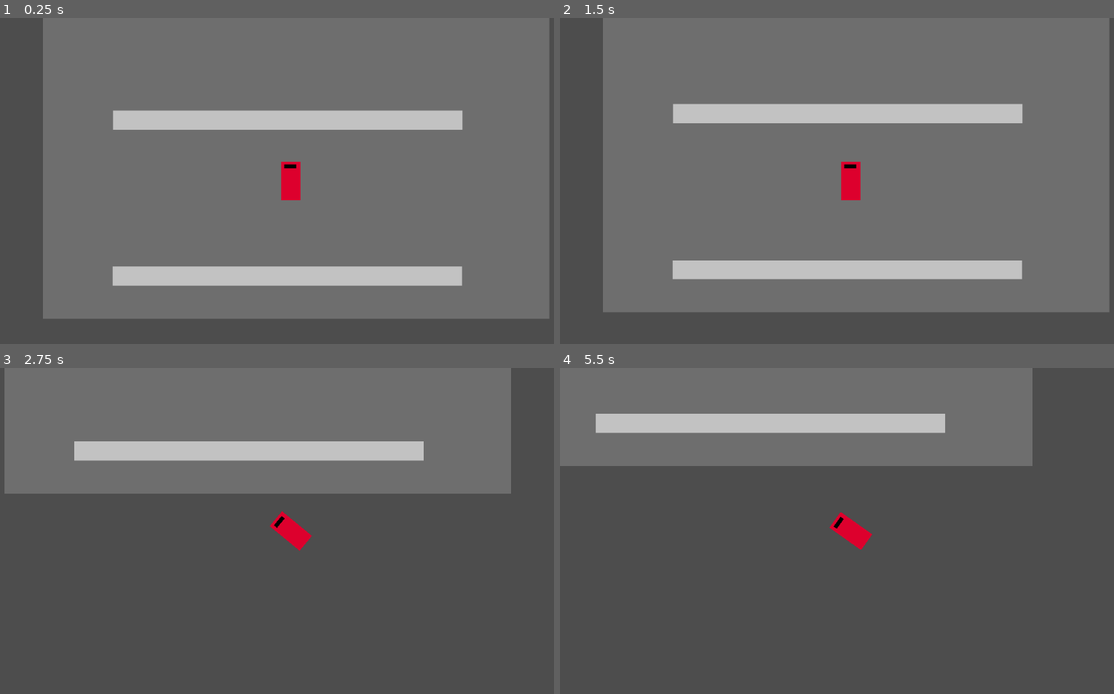
Above: before the commit, frames 1-4 (two rows, left to right).
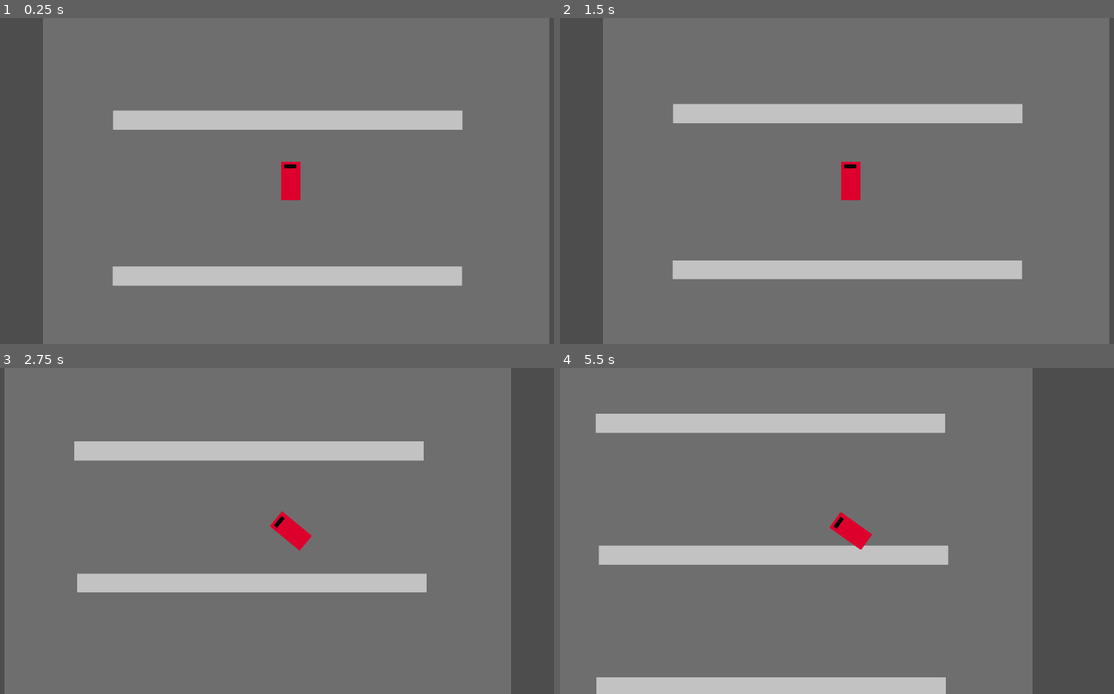
Above: after the commit, the same moments.

Repository: cammarcode/2025dtg
Game: Godot game, scene res://scenes/test.tscn
The game is run twice, just before and just after one commit, with the same random seed, the same clock (stepped at 60 frames per second) and the same inputs.
Inputs:
- Up to frame 1 (0.25 s): no input
- Up to frame 2 (1.5 s): tap Enter at 0.5 s; hold D (turn_right) 0.53-1.28 s; tap Space at 1.25 s; hold S (brake) from 1.28 s (still down)
- Up to frame 3 (2.75 s): release S (brake) at 2.03 s; hold D (turn_right) from 2.03 s (still down)
- Up to frame 4 (5.5 s): release D (turn_right) at 2.78 s; hold W (accelerate) 2.78-3.53 s; hold A (turn_left) 3.53-5.03 s; tap Enter at 4.25 s; tap Space at 5 s; hold S (brake) from 5.03 s (still down)

The runs differ from the first frame. In frame 1, 6.9% of the frame differs, in the area x 7-100%, y 92-100%; in frame 2, 8.7%; in frame 3, 56%; in frame 4, 59%, in the area x 0-86%, y 30-100%.

Commit message:
Roof

Diff:
--- a/project.godot
+++ b/project.godot
@@ -12,7 +12,7 @@
 
 config/name="2025DTG"
 run/main_scene="res://scenes/test.tscn"
-config/features=PackedStringArray("4.3", "Forward Plus")
+config/features=PackedStringArray("4.4", "Forward Plus")
 config/icon="res://icon.svg"
 
 [input]
--- a/scenes/test.tscn
+++ b/scenes/test.tscn
@@ -10,7 +10,7 @@
 offset_left = -232.0
 offset_top = -392.0
 offset_right = 1440.0
-offset_bottom = 839.0
+offset_bottom = 10531.0
 color = Color(0.43134, 0.43134, 0.43134, 1)
 
 [node name="ColorRect2" type="ColorRect" parent="."]
@@ -33,6 +33,152 @@
 offset_bottom = 729.0
 color = Color(0.762404, 0.762404, 0.762404, 1)
 
+[node name="ColorRect5" type="ColorRect" parent="."]
+offset_top = 1540.0
+offset_right = 1154.0
+offset_bottom = 1604.0
+color = Color(0.762404, 0.762404, 0.762404, 1)
+
+[node name="ColorRect6" type="ColorRect" parent="."]
+offset_left = 8.0
+offset_top = 1103.0
+offset_right = 1162.0
+offset_bottom = 1166.0
+color = Color(0.762404, 0.762404, 0.762404, 1)
+
+[node name="ColorRect7" type="ColorRect" parent="."]
+offset_left = -2.0
+offset_top = 2058.0
+offset_right = 1152.0
+offset_bottom = 2121.0
+color = Color(0.762404, 0.762404, 0.762404, 1)
+
+[node name="ColorRect8" type="ColorRect" parent="."]
+offset_left = 10.0
+offset_top = 2832.0
+offset_right = 1164.0
+offset_bottom = 2896.0
+color = Color(0.762404, 0.762404, 0.762404, 1)
+
+[node name="ColorRect9" type="ColorRect" parent="."]
+offset_left = 18.0
+offset_top = 2395.0
+offset_right = 1172.0
+offset_bottom = 2458.0
+color = Color(0.762404, 0.762404, 0.762404, 1)
+
+[node name="ColorRect10" type="ColorRect" parent="."]
+offset_left = 8.0
+offset_top = 3350.0
+offset_right = 1162.0
+offset_bottom = 3413.0
+color = Color(0.762404, 0.762404, 0.762404, 1)
+
+[node name="ColorRect11" type="ColorRect" parent="."]
+offset_left = 10.0
+offset_top = 4224.0
+offset_right = 1164.0
+offset_bottom = 4288.0
+color = Color(0.762404, 0.762404, 0.762404, 1)
+
+[node name="ColorRect12" type="ColorRect" parent="."]
+offset_left = 18.0
+offset_top = 3787.0
+offset_right = 1172.0
+offset_bottom = 3850.0
+color = Color(0.762404, 0.762404, 0.762404, 1)
+
+[node name="ColorRect13" type="ColorRect" parent="."]
+offset_left = 8.0
+offset_top = 4742.0
+offset_right = 1162.0
+offset_bottom = 4805.0
+color = Color(0.762404, 0.762404, 0.762404, 1)
+
+[node name="ColorRect14" type="ColorRect" parent="."]
+offset_left = 20.0
+offset_top = 5529.0
+offset_right = 1174.0
+offset_bottom = 5593.0
+color = Color(0.762404, 0.762404, 0.762404, 1)
+
+[node name="ColorRect15" type="ColorRect" parent="."]
+offset_left = 28.0
+offset_top = 5092.0
+offset_right = 1182.0
+offset_bottom = 5155.0
+color = Color(0.762404, 0.762404, 0.762404, 1)
+
+[node name="ColorRect16" type="ColorRect" parent="."]
+offset_left = 18.0
+offset_top = 6047.0
+offset_right = 1172.0
+offset_bottom = 6110.0
+color = Color(0.762404, 0.762404, 0.762404, 1)
+
+[node name="ColorRect17" type="ColorRect" parent="."]
+offset_left = 20.0
+offset_top = 6921.0
+offset_right = 1174.0
+offset_bottom = 6985.0
+color = Color(0.762404, 0.762404, 0.762404, 1)
+
+[node name="ColorRect18" type="ColorRect" parent="."]
+offset_left = 28.0
+offset_top = 6484.0
+offset_right = 1182.0
+offset_bottom = 6547.0
+color = Color(0.762404, 0.762404, 0.762404, 1)
+
+[node name="ColorRect19" type="ColorRect" parent="."]
+offset_left = 18.0
+offset_top = 7439.0
+offset_right = 1172.0
+offset_bottom = 7502.0
+color = Color(0.762404, 0.762404, 0.762404, 1)
+
+[node name="ColorRect20" type="ColorRect" parent="."]
+offset_left = 30.0
+offset_top = 8213.0
+offset_right = 1184.0
+offset_bottom = 8277.0
+color = Color(0.762404, 0.762404, 0.762404, 1)
+
+[node name="ColorRect21" type="ColorRect" parent="."]
+offset_left = 38.0
+offset_top = 7776.0
+offset_right = 1192.0
+offset_bottom = 7839.0
+color = Color(0.762404, 0.762404, 0.762404, 1)
+
+[node name="ColorRect22" type="ColorRect" parent="."]
+offset_left = 28.0
+offset_top = 8731.0
+offset_right = 1182.0
+offset_bottom = 8794.0
+color = Color(0.762404, 0.762404, 0.762404, 1)
+
+[node name="ColorRect23" type="ColorRect" parent="."]
+offset_left = 30.0
+offset_top = 9605.0
+offset_right = 1184.0
+offset_bottom = 9669.0
+color = Color(0.762404, 0.762404, 0.762404, 1)
+
+[node name="ColorRect24" type="ColorRect" parent="."]
+offset_left = 38.0
+offset_top = 9168.0
+offset_right = 1192.0
+offset_bottom = 9231.0
+color = Color(0.762404, 0.762404, 0.762404, 1)
+
+[node name="ColorRect25" type="ColorRect" parent="."]
+offset_left = 28.0
+offset_top = 10123.0
+offset_right = 1182.0
+offset_bottom = 10186.0
+color = Color(0.762404, 0.762404, 0.762404, 1)
+
 [node name="Car" parent="." instance=ExtResource("1_wpuf1")]
 position = Vector2(587, 382)
 
--- /dev/null
+++ b/tileMaps/CopperRoof.tscn
@@ -0,0 +1,8 @@
+[gd_scene load_steps=2 format=3 uid="uid://cpi4tofio82rs"]
+
+[ext_resource type="TileSet" uid="uid://dtptve1xonn4u" path="res://tileMaps/mapOneRoofTops.tres" id="1_djqwu"]
+
+[node name="mapOne" type="Node2D"]
+
+[node name="TileMapLayer" type="TileMapLayer" parent="."]
+tile_set = ExtResource("1_djqwu")
--- /dev/null
+++ b/tileMaps/mapOneRoofTops.tres
@@ -0,0 +1,367 @@
+[gd_resource type="TileSet" load_steps=3 format=3 uid="uid://dtptve1xonn4u"]
+
+[ext_resource type="Texture2D" uid="uid://cer2gxp8mtunj" path="res://tileMaps/tilemap_packed.png" id="1_mm3w2"]
+
+[sub_resource type="TileSetAtlasSource" id="TileSetAtlasSource_p3xkr"]
+resource_name = "CopperRoof"
+texture = ExtResource("1_mm3w2")
+0:0/0 = 0
+0:0/0/terrain_set = 0
+0:0/0/terrain = 1
+0:0/0/terrains_peering_bit/right_side = 1
+0:0/0/terrains_peering_bit/bottom_right_corner = 1
+0:0/0/terrains_peering_bit/bottom_side = 1
+0:0/0/terrains_peering_bit/bottom_left_corner = 0
+0:0/0/terrains_peering_bit/left_side = 0
+0:0/0/terrains_peering_bit/top_left_corner = 0
+0:0/0/terrains_peering_bit/top_side = 0
+0:0/0/terrains_peering_bit/top_right_corner = 0
+1:0/0 = 0
+1:0/0/terrain_set = 0
+1:0/0/terrain = 1
+1:0/0/terrains_peering_bit/right_side = 0
+1:0/0/terrains_peering_bit/bottom_right_corner = 0
+1:0/0/terrains_peering_bit/bottom_side = 1
+1:0/0/terrains_peering_bit/bottom_left_corner = 1
+1:0/0/terrains_peering_bit/left_side = 1
+1:0/0/terrains_peering_bit/top_left_corner = 0
+1:0/0/terrains_peering_bit/top_side = 0
+1:0/0/terrains_peering_bit/top_right_corner = 0
+1:1/0 = 0
+1:1/0/terrain_set = 0
+1:1/0/terrain = 1
+1:1/0/terrains_peering_bit/right_side = 0
+1:1/0/terrains_peering_bit/bottom_right_corner = 0
+1:1/0/terrains_peering_bit/bottom_side = 0
+1:1/0/terrains_peering_bit/bottom_left_corner = 0
+1:1/0/terrains_peering_bit/left_side = 1
+1:1/0/terrains_peering_bit/top_left_corner = 1
+1:1/0/terrains_peering_bit/top_side = 1
+1:1/0/terrains_peering_bit/top_right_corner = 0
+0:1/0 = 0
+0:1/0/terrain_set = 0
+0:1/0/terrain = 1
+0:1/0/terrains_peering_bit/right_side = 1
+0:1/0/terrains_peering_bit/bottom_right_corner = 0
+0:1/0/terrains_peering_bit/bottom_side = 0
+0:1/0/terrains_peering_bit/bottom_left_corner = 0
+0:1/0/terrains_peering_bit/left_side = 0
+0:1/0/terrains_peering_bit/top_left_corner = 0
+0:1/0/terrains_peering_bit/top_side = 1
+0:1/0/terrains_peering_bit/top_right_corner = 1
+0:2/0 = 0
+0:2/0/terrain_set = 0
+0:2/0/terrain = 1
+0:2/0/terrains_peering_bit/right_side = 0
+0:2/0/terrains_peering_bit/bottom_right_corner = 0
+0:2/0/terrains_peering_bit/bottom_side = 1
+0:2/0/terrains_peering_bit/bottom_left_corner = 0
+0:2/0/terrains_peering_bit/left_side = 0
+0:2/0/terrains_peering_bit/top_left_corner = 0
+0:2/0/terrains_peering_bit/top_side = 0
+0:2/0/terrains_peering_bit/top_right_corner = 0
+0:3/0 = 0
+0:3/0/terrain_set = 0
+0:3/0/terrain = 1
+0:3/0/terrains_peering_bit/right_side = 0
+0:3/0/terrains_peering_bit/bottom_right_corner = 0
+0:3/0/terrains_peering_bit/bottom_side = 0
+0:3/0/terrains_peering_bit/bottom_left_corner = 0
+0:3/0/terrains_peering_bit/left_side = 0
+0:3/0/terrains_peering_bit/top_left_corner = 0
+0:3/0/terrains_peering_bit/top_side = 1
+0:3/0/terrains_peering_bit/top_right_corner = 0
+1:3/0 = 0
+1:3/0/terrain_set = 0
+1:3/0/terrain = 1
+1:3/0/terrains_peering_bit/right_side = 0
+1:3/0/terrains_peering_bit/bottom_right_corner = 0
+1:3/0/terrains_peering_bit/bottom_side = 0
+1:3/0/terrains_peering_bit/bottom_left_corner = 0
+1:3/0/terrains_peering_bit/left_side = 0
+1:3/0/terrains_peering_bit/top_left_corner = 0
+1:3/0/terrains_peering_bit/top_side = 0
+1:3/0/terrains_peering_bit/top_right_corner = 0
+1:2/0 = 0
+1:2/0/terrain_set = 0
+1:2/0/terrain = 1
+1:2/0/terrains_peering_bit/right_side = 1
+1:2/0/terrains_peering_bit/bottom_right_corner = 0
+1:2/0/terrains_peering_bit/bottom_side = 0
+1:2/0/terrains_peering_bit/bottom_left_corner = 0
+1:2/0/terrains_peering_bit/left_side = 0
+1:2/0/terrains_peering_bit/top_left_corner = 0
+1:2/0/terrains_peering_bit/top_side = 0
+1:2/0/terrains_peering_bit/top_right_corner = 0
+2:1/0 = 0
+2:1/0/terrain_set = 0
+2:1/0/terrain = 1
+2:1/0/terrains_peering_bit/right_side = 1
+2:1/0/terrains_peering_bit/bottom_right_corner = 0
+2:1/0/terrains_peering_bit/bottom_side = 0
+2:1/0/terrains_peering_bit/bottom_left_corner = 0
+2:1/0/terrains_peering_bit/left_side = 1
+2:1/0/terrains_peering_bit/top_left_corner = 1
+2:1/0/terrains_peering_bit/top_side = 1
+2:1/0/terrains_peering_bit/top_right_corner = 1
+2:0/0 = 0
+2:0/0/terrain_set = 0
+2:0/0/terrain = 1
+2:0/0/terrains_peering_bit/right_side = 1
+2:0/0/terrains_peering_bit/bottom_right_corner = 1
+2:0/0/terrains_peering_bit/bottom_side = 1
+2:0/0/terrains_peering_bit/bottom_left_corner = 1
+2:0/0/terrains_peering_bit/left_side = 1
+2:0/0/terrains_peering_bit/top_left_corner = 0
+2:0/0/terrains_peering_bit/top_side = 0
+2:0/0/terrains_peering_bit/top_right_corner = 0
+2:2/0 = 0
+2:2/0/terrain_set = 0
+2:2/0/terrain = 1
+2:2/0/terrains_peering_bit/right_side = 1
+2:2/0/terrains_peering_bit/bottom_right_corner = 0
+2:2/0/terrains_peering_bit/bottom_side = 0
+2:2/0/terrains_peering_bit/bottom_left_corner = 0
+2:2/0/terrains_peering_bit/left_side = 1
+2:2/0/terrains_peering_bit/top_left_corner = 0
+2:2/0/terrains_peering_bit/top_side = 0
+2:2/0/terrains_peering_bit/top_right_corner = 0
+2:3/0 = 0
+2:3/0/terrain_set = 0
+2:3/0/terrain = 1
+2:3/0/terrains_peering_bit/right_side = 1
+2:3/0/terrains_peering_bit/bottom_right_corner = 0
+2:3/0/terrains_peering_bit/bottom_side = 1
+2:3/0/terrains_peering_bit/bottom_left_corner = 0
+2:3/0/terrains_peering_bit/left_side = 1
+2:3/0/terrains_peering_bit/top_left_corner = 0
+2:3/0/terrains_peering_bit/top_side = 1
+2:3/0/terrains_peering_bit/top_right_corner = 0
+3:3/0 = 0
+3:3/0/terrain_set = 0
+3:3/0/terrain = 1
+3:3/0/terrains_peering_bit/right_side = 0
+3:3/0/terrains_peering_bit/bottom_right_corner = 0
+3:3/0/terrains_peering_bit/bottom_side = 1
+3:3/0/terrains_peering_bit/bottom_left_corner = 0
+3:3/0/terrains_peering_bit/left_side = 0
+3:3/0/terrains_peering_bit/top_left_corner = 0
+3:3/0/terrains_peering_bit/top_side = 1
+3:3/0/terrains_peering_bit/top_right_corner = 0
+3:2/0 = 0
+3:2/0/terrain_set = 0
+3:2/0/terrain = 1
+3:2/0/terrains_peering_bit/right_side = 0
+3:2/0/terrains_peering_bit/bottom_right_corner = 0
+3:2/0/terrains_peering_bit/bottom_side = 0
+3:2/0/terrains_peering_bit/bottom_left_corner = 0
+3:2/0/terrains_peering_bit/left_side = 1
+3:2/0/terrains_peering_bit/top_left_corner = 0
+3:2/0/terrains_peering_bit/top_side = 0
+3:2/0/terrains_peering_bit/top_right_corner = 0
+3:1/0 = 0
+3:1/0/terrain_set = 0
+3:1/0/terrain = 1
+3:1/0/terrains_peering_bit/right_side = 0
+3:1/0/terrains_peering_bit/bottom_right_corner = 0
+3:1/0/terrains_peering_bit/bottom_side = 1
+3:1/0/terrains_peering_bit/bottom_left_corner = 1
+3:1/0/terrains_peering_bit/left_side = 1
+3:1/0/terrains_peering_bit/top_left_corner = 1
+3:1/0/terrains_peering_bit/top_side = 1
+3:1/0/terrains_peering_bit/top_right_corner = 0
+3:0/0 = 0
+3:0/0/terrain_set = 0
+3:0/0/terrain = 1
+3:0/0/terrains_peering_bit/right_side = 1
+3:0/0/terrains_peering_bit/bottom_right_corner = 1
+3:0/0/terrains_peering_bit/bottom_side = 1
+3:0/0/terrains_peering_bit/bottom_left_corner = 0
+3:0/0/terrains_peering_bit/left_side = 0
+3:0/0/terrains_peering_bit/top_left_corner = 0
+3:0/0/terrains_peering_bit/top_side = 1
+3:0/0/terrains_peering_bit/top_right_corner = 1
+4:0/0 = 0
+4:0/0/terrain_set = 0
+4:0/0/terrain = 1
+4:0/0/terrains_peering_bit/right_side = 1
+4:0/0/terrains_peering_bit/bottom_right_corner = 0
+4:0/0/terrains_peering_bit/bottom_side = 1
+4:0/0/terrains_peering_bit/bottom_left_corner = 1
+4:0/0/terrains_peering_bit/left_side = 1
+4:0/0/terrains_peering_bit/top_left_corner = 1
+4:0/0/terrains_peering_bit/top_side = 1
+4:0/0/terrains_peering_bit/top_right_corner = 1
+4:1/0 = 0
+4:1/0/terrain_set = 0
+4:1/0/terrain = 1
+4:1/0/terrains_peering_bit/right_side = 1
+4:1/0/terrains_peering_bit/bottom_right_corner = 1
+4:1/0/terrains_peering_bit/bottom_side = 1
+4:1/0/terrains_peering_bit/bottom_left_corner = 1
+4:1/0/terrains_peering_bit/left_side = 1
+4:1/0/terrains_peering_bit/top_left_corner = 1
+4:1/0/terrains_peering_bit/top_side = 1
+4:1/0/terrains_peering_bit/top_right_corner = 0
+4:2/0 = 0
+4:2/0/terrain_set = 0
+4:2/0/terrain = 1
+4:2/0/terrains_peering_bit/right_side = 1
+4:2/0/terrains_peering_bit/bottom_right_corner = 0
+4:2/0/terrains_peering_bit/bottom_side = 1
+4:2/0/terrains_peering_bit/bottom_left_corner = 0
+4:2/0/terrains_peering_bit/left_side = 0
+4:2/0/terrains_peering_bit/top_left_corner = 0
+4:2/0/terrains_peering_bit/top_side = 0
+4:2/0/terrains_peering_bit/top_right_corner = 0
+4:3/0 = 0
+4:3/0/terrain_set = 0
+4:3/0/terrain = 1
+4:3/0/terrains_peering_bit/right_side = 1
+4:3/0/terrains_peering_bit/bottom_right_corner = 0
+4:3/0/terrains_peering_bit/bottom_side = 0
+4:3/0/terrains_peering_bit/bottom_left_corner = 0
+4:3/0/terrains_peering_bit/left_side = 0
+4:3/0/terrains_peering_bit/top_left_corner = 0
+4:3/0/terrains_peering_bit/top_side = 1
+4:3/0/terrains_peering_bit/top_right_corner = 0
+5:3/0 = 0
+5:3/0/terrain_set = 0
+5:3/0/terrain = 1
+5:3/0/terrains_peering_bit/right_side = 0
+5:3/0/terrains_peering_bit/bottom_right_corner = 0
+5:3/0/terrains_peering_bit/bottom_side = 0
+5:3/0/terrains_peering_bit/bottom_left_corner = 0
+5:3/0/terrains_peering_bit/left_side = 1
+5:3/0/terrains_peering_bit/top_left_corner = 0
+5:3/0/terrains_peering_bit/top_side = 1
+5:3/0/terrains_peering_bit/top_right_corner = 0
+5:2/0 = 0
+5:2/0/terrain_set = 0
+5:2/0/terrain = 1
+5:2/0/terrains_peering_bit/right_side = 0
+5:2/0/terrains_peering_bit/bottom_right_corner = 0
+5:2/0/terrains_peering_bit/bottom_side = 1
+5:2/0/terrains_peering_bit/bottom_left_corner = 0
+5:2/0/terrains_peering_bit/left_side = 1
+5:2/0/terrains_peering_bit/top_left_corner = 0
+5:2/0/terrains_peering_bit/top_side = 0
+5:2/0/terrains_peering_bit/top_right_corner = 0
+5:1/0 = 0
+5:1/0/terrain_set = 0
+5:1/0/terrain = 1
+5:1/0/terrains_peering_bit/right_side = 1
+5:1/0/terrains_peering_bit/bottom_right_corner = 1
+5:1/0/terrains_peering_bit/bottom_side = 1
+5:1/0/terrains_peering_bit/bottom_left_corner = 1
+5:1/0/terrains_peering_bit/left_side = 1
+5:1/0/terrains_peering_bit/top_left_corner = 0
+5:1/0/terrains_peering_bit/top_side = 1
+5:1/0/terrains_peering_bit/top_right_corner = 1
+5:0/0 = 0
+5:0/0/terrain_set = 0
+5:0/0/terrain = 1
+5:0/0/terrains_peering_bit/right_side = 1
+5:0/0/terrains_peering_bit/bottom_right_corner = 1
+5:0/0/terrains_peering_bit/bottom_side = 1
+5:0/0/terrains_peering_bit/bottom_left_corner = 0
+5:0/0/terrains_peering_bit/left_side = 1
+5:0/0/terrains_peering_bit/top_left_corner = 1
+5:0/0/terrains_peering_bit/top_side = 1
+5:0/0/terrains_peering_bit/top_right_corner = 1
+6:0/0 = 0
+6:0/0/terrain_set = 0
+6:0/0/terrain = 1
+6:0/0/terrains_peering_bit/right_side = 1
+6:0/0/terrains_peering_bit/bottom_right_corner = 1
+6:0/0/terrains_peering_bit/bottom_side = 1
+6:0/0/terrains_peering_bit/bottom_left_corner = 1
+6:0/0/terrains_peering_bit/left_side = 1
+6:0/0/terrains_peering_bit/top_left_corner = 1
+6:0/0/terrains_peering_bit/top_side = 1
+6:0/0/terrains_peering_bit/top_right_corner = 1
+6:1/0 = 0
+6:1/0/terrain_set = 0
+6:1/0/terrain = 1
+6:1/0/terrains_peering_bit/right_side = 1
+6:1/0/terrains_peering_bit/bottom_right_corner = 1
+6:1/0/terrains_peering_bit/bottom_side = 1
+6:1/0/terrains_peering_bit/bottom_left_corner = 1
+6:1/0/terrains_peering_bit/left_side = 1
+6:1/0/terrains_peering_bit/top_left_corner = 1
+6:1/0/terrains_peering_bit/top_side = 1
+6:1/0/terrains_peering_bit/top_right_corner = 1
+6:2/0 = 0
+6:2/0/terrain_set = 0
+6:2/0/terrain = 1
+6:2/0/terrains_peering_bit/right_side = 1
+6:2/0/terrains_peering_bit/bottom_right_corner = 0
+6:2/0/terrains_peering_bit/bottom_side = 1
+6:2/0/terrains_peering_bit/bottom_left_corner = 0
+6:2/0/terrains_peering_bit/left_side = 0
+6:2/0/terrains_peering_bit/top_left_corner = 0
+6:2/0/terrains_peering_bit/top_side = 1
+6:2/0/terrains_peering_bit/top_right_corner = 0
+6:3/0 = 0
+6:3/0/terrain_set = 0
+6:3/0/terrain = 1
+6:3/0/terrains_peering_bit/right_side = 0
+6:3/0/terrains_peering_bit/bottom_right_corner = 0
+6:3/0/terrains_peering_bit/bottom_side = 1
+6:3/0/terrains_peering_bit/bottom_left_corner = 0
+6:3/0/terrains_peering_bit/left_side = 1
+6:3/0/terrains_peering_bit/top_left_corner = 0
+6:3/0/terrains_peering_bit/top_side = 1
+6:3/0/terrains_peering_bit/top_right_corner = 0
+7:3/0 = 0
+7:3/0/terrain_set = 0
+7:3/0/terrain = 1
+7:3/0/terrains_peering_bit/right_side = 1
+7:3/0/terrains_peering_bit/bottom_right_corner = 0
+7:3/0/terrains_peering_bit/bottom_side = 1
+7:3/0/terrains_peering_bit/bottom_left_corner = 0
+7:3/0/terrains_peering_bit/left_side = 1
+7:3/0/terrains_peering_bit/top_left_corner = 0
+7:3/0/terrains_peering_bit/top_side = 0
+7:3/0/terrains_peering_bit/top_right_corner = 0
+7:2/0 = 0
+7:2/0/terrain_set = 0
+7:2/0/terrain = 1
+7:2/0/terrains_peering_bit/right_side = 1
+7:2/0/terrains_peering_bit/bottom_right_corner = 0
+7:2/0/terrains_peering_bit/bottom_side = 0
+7:2/0/terrains_peering_bit/bottom_left_corner = 0
+7:2/0/terrains_peering_bit/left_side = 1
+7:2/0/terrains_peering_bit/top_left_corner = 0
+7:2/0/terrains_peering_bit/top_side = 1
+7:2/0/terrains_peering_bit/top_right_corner = 0
+7:1/0 = 0
+7:1/0/terrain_set = 0
+7:1/0/terrain = 1
+7:1/0/terrains_peering_bit/right_side = 1
+7:1/0/terrains_peering_bit/bottom_right_corner = 1
+7:1/0/terrains_peering_bit/bottom_side = 1
+7:1/0/terrains_peering_bit/bottom_left_corner = 1
+7:1/0/terrains_peering_bit/left_side = 1
+7:1/0/terrains_peering_bit/top_left_corner = 1
+7:1/0/terrains_peering_bit/top_side = 1
+7:1/0/terrains_peering_bit/top_right_corner = 1
+7:0/0 = 0
+7:0/0/terrain_set = 0
+7:0/0/terrain = 1
+7:0/0/terrains_peering_bit/right_side = 1
+7:0/0/terrains_peering_bit/bottom_right_corner = 1
+7:0/0/terrains_peering_bit/bottom_side = 1
+7:0/0/terrains_peering_bit/bottom_left_corner = 1
+7:0/0/terrains_peering_bit/left_side = 1
+7:0/0/terrains_peering_bit/top_left_corner = 1
+7:0/0/terrains_peering_bit/top_side = 1
+7:0/0/terrains_peering_bit/top_right_corner = 1
+
+[resource]
+terrain_set_0/mode = 0
+terrain_set_0/terrain_0/name = "Edge 0"
+terrain_set_0/terrain_0/color = Color(1, 0, 0, 1)
+terrain_set_0/terrain_1/name = "Centre"
+terrain_set_0/terrain_1/color = Color(0, 0, 1, 1)
+sources/0 = SubResource("TileSetAtlasSource_p3xkr")
Not shown: 1 places in scenes/car.tscn that only renumber resources
Not shown: 1 places in scenes/test.tscn that only renumber resources
Not shown, added: scripts/camera.gd.uid
Not shown, added: scripts/car.gd.uid
Binary file added: tileMaps/tilemap_packed.png
Not shown, added: tileMaps/tilemap_packed.png.import
